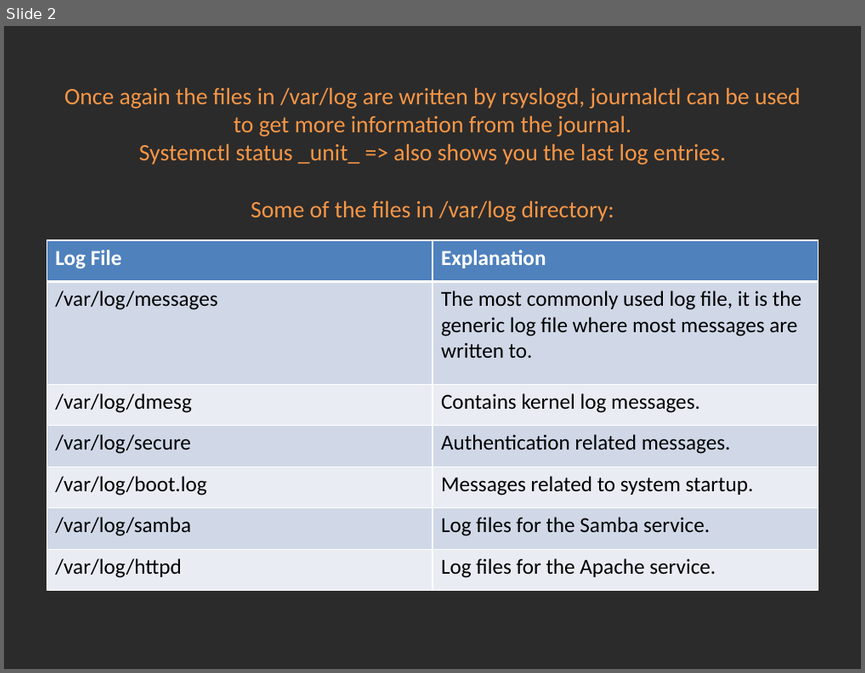
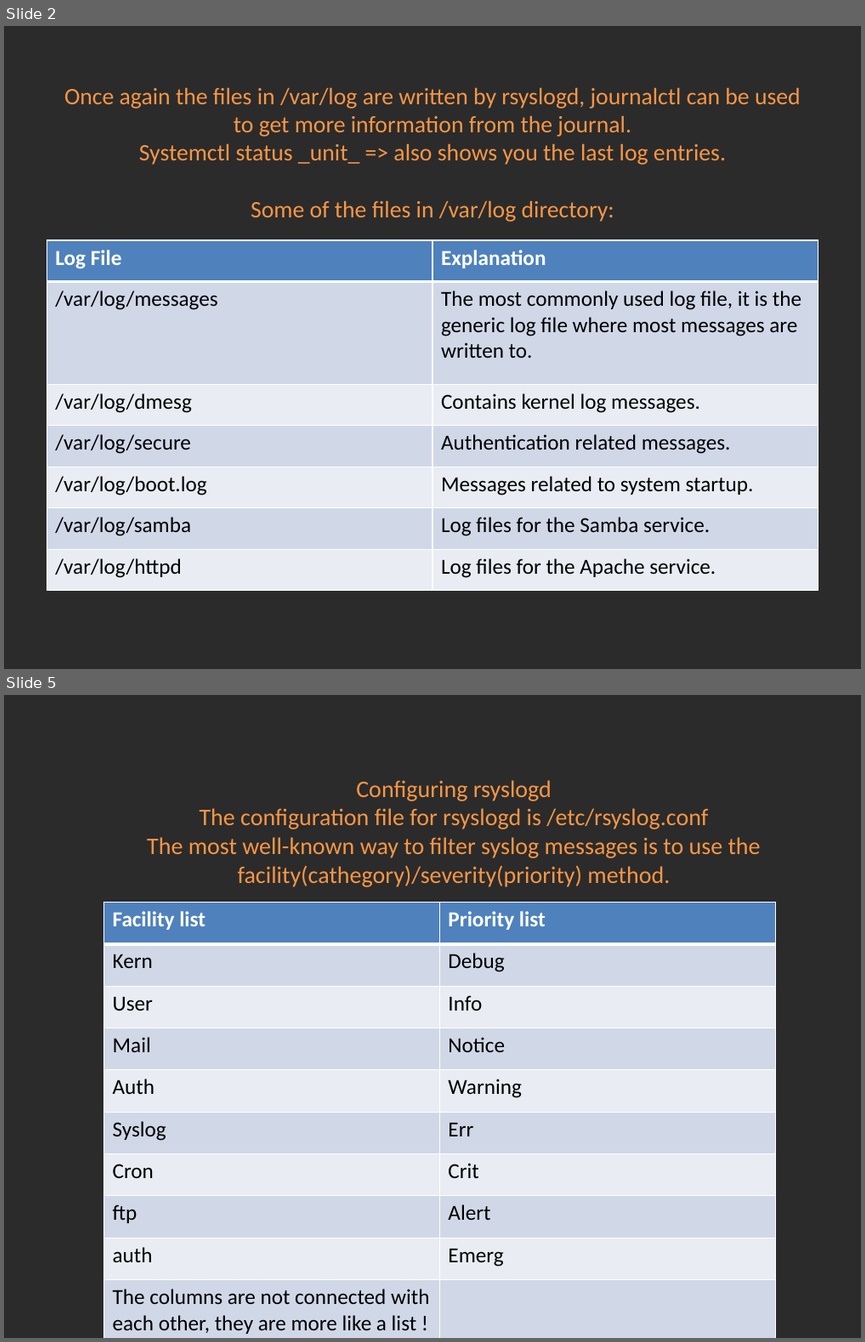
Before and after one commit to Academy-Soft-Intellect/Linux-Course, a slide deck: 11.Logging/11-Logging.pptx. Shown one above the other, each under a label of ours: slide 2 before the commit, slides 2 and 5 after it; the slides between them are not shown. The pictures are 865x673 and 865x1342 pixels, drawn with LibreOffice and Linux fonts; fonts in the diff are those of the drawing; background and template pictures are left out; a plain dark background stands for a picture behind light text. Boxes give left, top, right and bottom in pixels: in the first picture for what was removed or moved away, otherwise in the second. Text is boxed around its words. In the diff, an @@ line names an element or a change of style, - is before the commit and + after.

Commit message:
Facility and Severity explained.

```diff
--- a/11.Logging/11-Logging.pptx
+++ b/11.Logging/11-Logging.pptx
@@ slide 5 added at <box>4,695,861,1338</box>, background picture (left out) @@
@@ title added at <box>147,780,760,887</box>, 20 pt, text #F79646 @@
+Configuring rsyslogd
+The configuration file for rsyslogd is /etc/rsyslog.conf
+The most well-known way to filter syslog messages is to use the facility(cathegory)/severity(priority) method.
@@ table added at <box>104,902,776,1338</box>, 10 rows, 2 columns @@
+Facility list | Priority list
+Kern | Debug
+User | Info
+Mail | Notice
+Auth | Warning
+Syslog | Err
+Cron | Crit
+ftp | Alert
+auth | Emerg
+The columns are not connected with each other, they are more like a list ! | 
```
Also in this commit, not shown: 1 slide changed, 2 other slides added, 1 slide removed.
